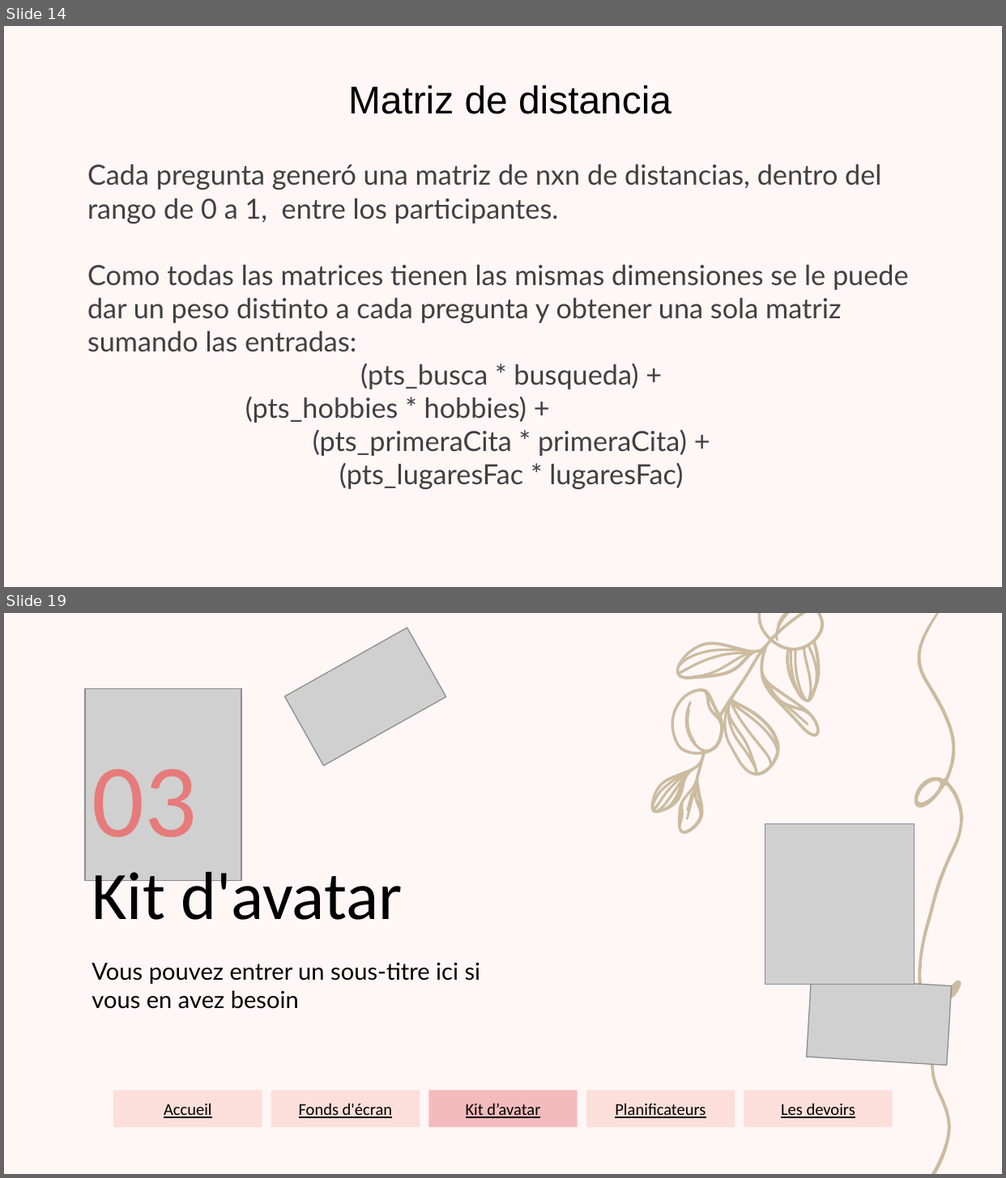
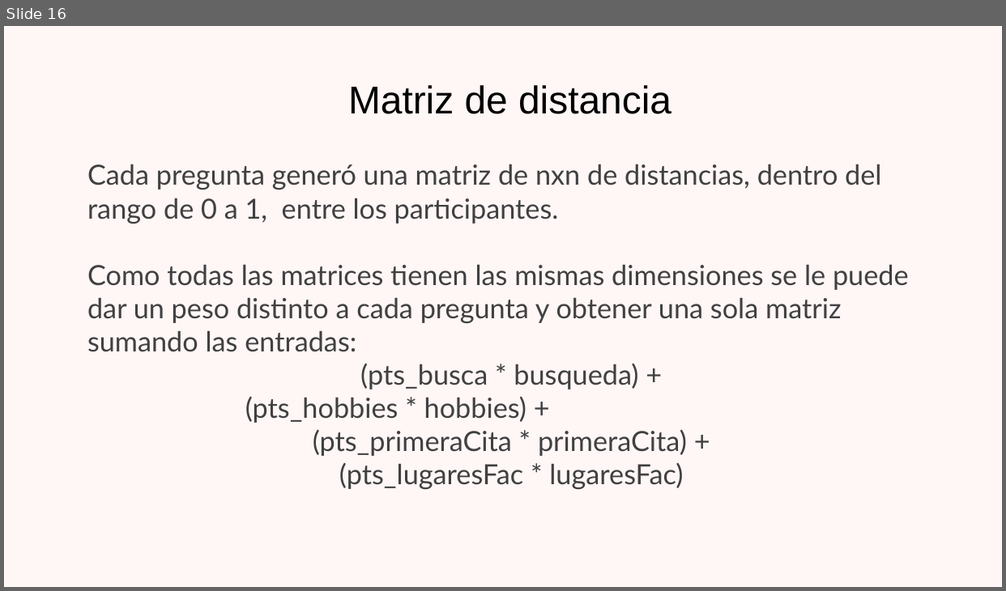
Before and after one commit to jazminamg26/Emparejamientos-Facultad-de-Ciencias, a slide deck: Proyecto ciencia de datos.pptx. Shown one above the other, each under a label of ours: slides 14 and 19 before the commit, slide 16 after it; the slides between them are not shown. The pictures are 1006x1178 and 1006x591 pixels, drawn with LibreOffice and Linux fonts; fonts in the diff are those of the drawing; grey boxes stand for pictures; background and template pictures are left out. Boxes give left, top, right and bottom in pixels: in the first picture for what was removed or moved away, otherwise in the second. Text is boxed around its words. In the diff, an @@ line names an element or a change of style, - is before the commit and + after.

```diff
--- a/Proyecto ciencia de datos.pptx
+++ b/Proyecto ciencia de datos.pptx
@@ slide 19 removed at bbox=[4, 613, 1002, 1174], background #FFF6F6 @@
@@ picture removed at bbox=[285, 628, 446, 766] @@
@@ freeform shape removed at bbox=[914, 613, 963, 1174] @@
@@ picture removed at bbox=[85, 689, 241, 881] @@
@@ title removed at bbox=[91, 769, 197, 837] @@
-03
@@ group removed at bbox=[586, 613, 935, 842]: 17 freeform shapes @@
@@ picture removed at bbox=[765, 824, 913, 984] @@
@@ title removed at bbox=[91, 863, 402, 920] @@
-Kit d'avatar
@@ subtitle removed at bbox=[91, 962, 481, 1009] @@
-Vous pouvez entrer un sous-titre ici si vous en avez besoin
@@ picture removed at bbox=[806, 978, 951, 1066] @@
@@ rectangle removed at bbox=[114, 1090, 262, 1127] @@
-Accueil
@@ rectangle removed at bbox=[271, 1090, 420, 1127] @@
-Fonds d'écran
@@ rectangle removed at bbox=[429, 1090, 577, 1127] @@
-Kit d’avatar
@@ rectangle removed at bbox=[586, 1090, 735, 1127] @@
-Planificateurs
@@ rectangle removed at bbox=[744, 1090, 892, 1127] @@
-Les devoirs
@@ what was slide 14 is now slide 16 @@
```
Also in this commit, not shown: 4 slides changed, 5 slides added, 28 other slides removed, 10 other files.
